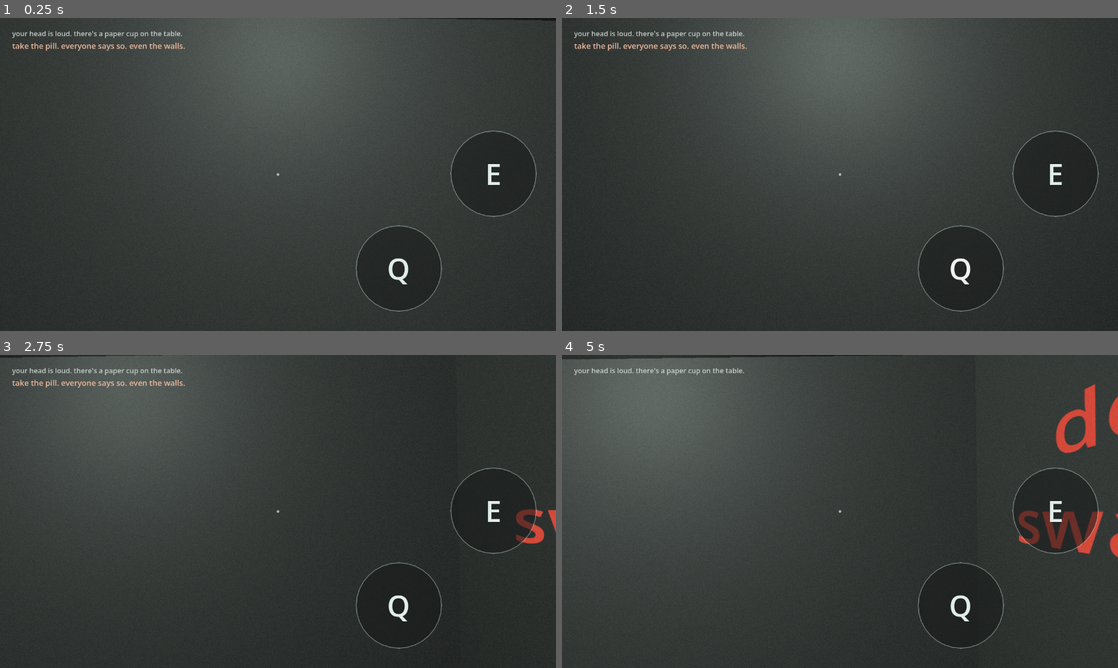
Above: before the commit, frames 1-4 (two rows, left to right).
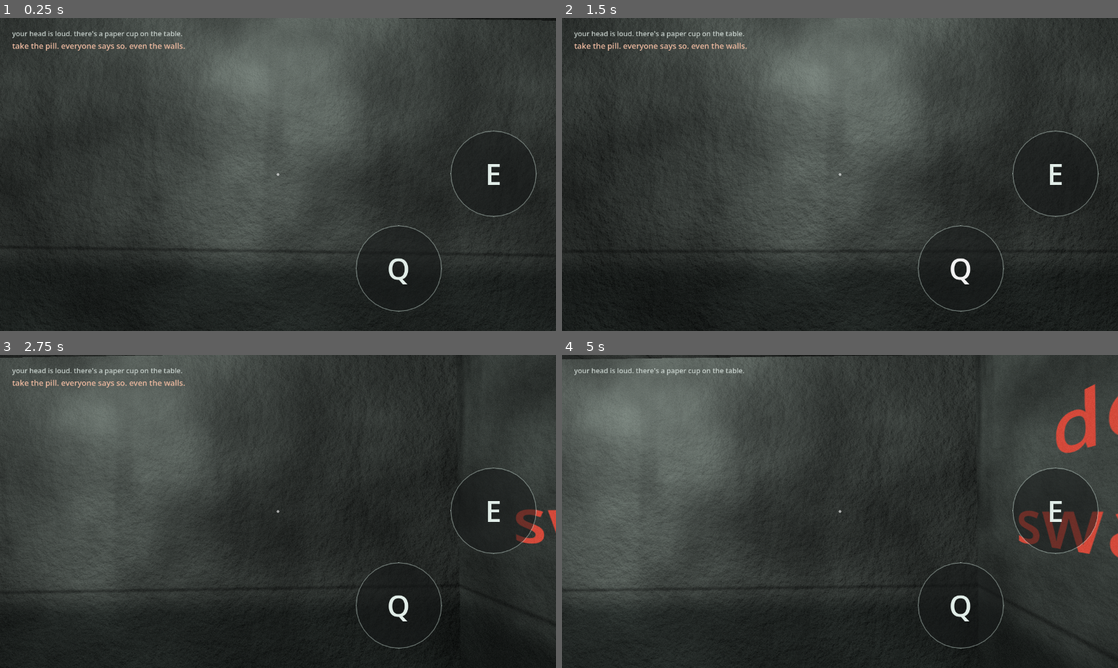
Above: after the commit, the same moments.

Repository: lucy-holm/Ward-B
Game: Godot game, scene res://main.tscn
The game is run twice, just before and just after one commit, with the same random seed, the same clock (stepped at 60 frames per second) and the same inputs.
Inputs (mouse positions are in pixels of both pictures, inside the frame that each line leads up to):
- Up to frame 1 (0.25 s): no input
- Up to frame 2 (1.5 s): click "E" at 0.5 s; click "Q" at 1.25 s
- Up to frame 3 (2.75 s): tap Enter at 2 s; move the mouse to (400, 495) at 2.02 s; hold D (move_right) from 2.03 s (still down); hold E (interact) from 2.03 s (still down); click (400, 495) at 2.17 s
- Up to frame 4 (5 s): release D (move_right) at 2.75 s; release E (interact) at 2.75 s; drag from (728, 527) to (812, 574) at 2.77 s; move the mouse to (895, 442) at 3.52 s; hold D (move_right) 3.53-4.25 s; tap 0 at 3.6 s; drag from (812, 574) to (673, 464) at 4.27 s

The runs differ from the first frame. In frame 1, 2.7% of the frame differs, in the area x 1-100%, y 14-100%; in frame 2, 2.6%; in frame 3, 1.2%; in frame 4, 2.5%.

Commit message:
Restore the procedural materials the generator had been silently reverting
Self-inflicted regression, shipped for four commits.

gen_rooms.py's write_materials() rewrote all 13 .tres files as flat
StandardMaterial3D on every run. When the materials were rebuilt as
ShaderMaterials in feb7f04 (world-space triplanar plaster/tile/worn), the
next generate reverted them - and I regenerated four times after that, for
the fixture wiring, the facing fix, the Transform3D basis fix and the scrawl
rescale. The shaders stayed on disk the whole time; nothing referenced them.

Traced exactly: wall.tres is ShaderMaterial at feb7f04 and
StandardMaterial3D from 2a5157e onward.

It hid well. check_rooms, test_mechanics, verify_web/desktop/touch all pass
either way - none of them look at a pixel. And the room renders I was
checking still showed obvious improvement from the fixtures, the scrawl fix
and the lighting, so "the room looks much better" was true while the wall
material was quietly flat. Caught only because a subagent, given the
materials to retune, reported it had found them regressed.

Fixes:
- restored godot/materials/ from feb7f04 (11 ShaderMaterial; glow and pill
  stay StandardMaterial3D deliberately - unshaded and ungrimed respectively)
- write_materials() now raises instead of running, with the history in its
  docstring, and the __main__ call is removed. Materials are authored and are
  their own source of truth; the generator owns rooms only.

Verified by rendering room 2 before and after: mottled plaster with a
wainscot band, a real 0.5m floor grout grid, and a 0.6m stained acoustic
ceiling, where before all three were flat colour. check_rooms 7/7,
test_mechanics 22, verify_web PASS.

Co-Authored-By: Claude Opus 4.8 (1M context) <noreply@anthropic.com>

Diff:
--- a/godot/materials/bed.tres
+++ b/godot/materials/bed.tres
@@ -1,5 +1,52 @@
-[gd_resource type="StandardMaterial3D" format=3 uid="uid://wardbmat19dd85"]
+[gd_resource type="ShaderMaterial" load_steps=6 format=3 uid="uid://wardbmat19dd85"]
+
+[ext_resource type="Shader" path="res://materials/shaders/triplanar_worn.gdshader" id="1_shader"]
+
+[sub_resource type="FastNoiseLite" id="FastNoiseLite_bed_mottle"]
+noise_type = 3
+seed = 511
+frequency = 0.07
+fractal_octaves = 4
+fractal_gain = 0.6
+
+[sub_resource type="NoiseTexture2D" id="NoiseTexture2D_bed_mottle"]
+generate_mipmaps = true
+seamless = true
+seamless_blend_skirt = 0.2
+width = 192
+height = 192
+noise = SubResource("FastNoiseLite_bed_mottle")
+
+[sub_resource type="FastNoiseLite" id="FastNoiseLite_bed_normal"]
+noise_type = 3
+seed = 512
+frequency = 0.18
+fractal_octaves = 3
+fractal_gain = 0.6
+
+[sub_resource type="NoiseTexture2D" id="NoiseTexture2D_bed_normal"]
+generate_mipmaps = true
+seamless = true
+seamless_blend_skirt = 0.2
+width = 192
+height = 192
+as_normal_map = true
+bump_strength = 3.0
+noise = SubResource("FastNoiseLite_bed_normal")
 
 [resource]
-albedo_color = Color(0.54, 0.514, 0.47, 1)
-roughness = 0.9
+render_priority = 0
+shader = ExtResource("1_shader")
+shader_parameter/base_color = Color(0.565, 0.538, 0.492, 1)
+shader_parameter/mottle_tex = SubResource("NoiseTexture2D_bed_mottle")
+shader_parameter/normal_tex = SubResource("NoiseTexture2D_bed_normal")
+shader_parameter/mottle_scale = 1.3
+shader_parameter/normal_scale = 3.5
+shader_parameter/stretch_y = 1.0
+shader_parameter/mottle_strength = 0.16
+shader_parameter/normal_strength = 0.5
+shader_parameter/roughness_base = 0.95
+shader_parameter/metallic_base = 0.0
+shader_parameter/floor_grime = 0.35
+shader_parameter/floor_grime_height = 0.3
+shader_parameter/emission_strength = 0.0
--- a/godot/materials/ceil.tres
+++ b/godot/materials/ceil.tres
@@ -1,5 +1,54 @@
-[gd_resource type="StandardMaterial3D" format=3 uid="uid://wardbmatd5eaba5"]
+[gd_resource type="ShaderMaterial" load_steps=6 format=3 uid="uid://wardbmatd5eaba5"]
+
+[ext_resource type="Shader" path="res://materials/shaders/triplanar_tile.gdshader" id="1_shader"]
+
+[sub_resource type="FastNoiseLite" id="FastNoiseLite_ceil_mottle"]
+noise_type = 3
+seed = 401
+frequency = 0.025
+fractal_octaves = 5
+fractal_lacunarity = 2.1
+fractal_gain = 0.6
+
+[sub_resource type="NoiseTexture2D" id="NoiseTexture2D_ceil_mottle"]
+generate_mipmaps = true
+seamless = true
+seamless_blend_skirt = 0.2
+width = 256
+height = 256
+noise = SubResource("FastNoiseLite_ceil_mottle")
+
+[sub_resource type="FastNoiseLite" id="FastNoiseLite_ceil_normal"]
+noise_type = 2
+seed = 402
+frequency = 0.4
+cellular_jitter = 1.0
+cellular_return_type = 1
+
+[sub_resource type="NoiseTexture2D" id="NoiseTexture2D_ceil_normal"]
+generate_mipmaps = true
+seamless = true
+seamless_blend_skirt = 0.2
+width = 256
+height = 256
+as_normal_map = true
+bump_strength = 3.0
+noise = SubResource("FastNoiseLite_ceil_normal")
 
 [resource]
-albedo_color = Color(0.337, 0.349, 0.341, 1)
-roughness = 0.9
+render_priority = 0
+shader = ExtResource("1_shader")
+shader_parameter/base_color = Color(0.352, 0.362, 0.35, 1)
+shader_parameter/grout_color = Color(0.168, 0.178, 0.17, 1)
+shader_parameter/tile_size = 0.6
+shader_parameter/grout_width = 0.018
+shader_parameter/tile_jitter = 0.07
+shader_parameter/bevel_strength = 0.06
+shader_parameter/mottle_tex = SubResource("NoiseTexture2D_ceil_mottle")
+shader_parameter/normal_tex = SubResource("NoiseTexture2D_ceil_normal")
+shader_parameter/mottle_scale = 0.5
+shader_parameter/normal_scale = 6.0
+shader_parameter/mottle_strength = 0.34
+shader_parameter/grime_strength = 0.3
+shader_parameter/normal_strength = 0.35
+shader_parameter/roughness_base = 0.95
--- a/godot/materials/chain.tres
+++ b/godot/materials/chain.tres
@@ -1,5 +1,52 @@
-[gd_resource type="StandardMaterial3D" format=3 uid="uid://wardbmat7d6a4dd"]
+[gd_resource type="ShaderMaterial" load_steps=6 format=3 uid="uid://wardbmat7d6a4dd"]
+
+[ext_resource type="Shader" path="res://materials/shaders/triplanar_worn.gdshader" id="1_shader"]
+
+[sub_resource type="FastNoiseLite" id="FastNoiseLite_chain_mottle"]
+noise_type = 2
+seed = 601
+frequency = 0.09
+cellular_jitter = 1.0
+cellular_return_type = 1
+
+[sub_resource type="NoiseTexture2D" id="NoiseTexture2D_chain_mottle"]
+generate_mipmaps = true
+seamless = true
+seamless_blend_skirt = 0.2
+width = 192
+height = 192
+noise = SubResource("FastNoiseLite_chain_mottle")
+
+[sub_resource type="FastNoiseLite" id="FastNoiseLite_chain_normal"]
+noise_type = 2
+seed = 602
+frequency = 0.28
+cellular_jitter = 1.0
+cellular_return_type = 1
+
+[sub_resource type="NoiseTexture2D" id="NoiseTexture2D_chain_normal"]
+generate_mipmaps = true
+seamless = true
+seamless_blend_skirt = 0.2
+width = 192
+height = 192
+as_normal_map = true
+bump_strength = 8.0
+noise = SubResource("FastNoiseLite_chain_normal")
 
 [resource]
-albedo_color = Color(0.227, 0.239, 0.251, 1)
-roughness = 0.9
+render_priority = 0
+shader = ExtResource("1_shader")
+shader_parameter/base_color = Color(0.268, 0.278, 0.292, 1)
+shader_parameter/mottle_tex = SubResource("NoiseTexture2D_chain_mottle")
+shader_parameter/normal_tex = SubResource("NoiseTexture2D_chain_normal")
+shader_parameter/mottle_scale = 2.2
+shader_parameter/normal_scale = 8.0
+shader_parameter/stretch_y = 1.0
+shader_parameter/mottle_strength = 0.5
+shader_parameter/normal_strength = 1.1
+shader_parameter/roughness_base = 0.5
+shader_parameter/metallic_base = 0.0
+shader_parameter/floor_grime = 0.3
+shader_parameter/floor_grime_height = 0.25
+shader_parameter/emission_strength = 0.0
--- a/godot/materials/dispenser.tres
+++ b/godot/materials/dispenser.tres
@@ -1,5 +1,53 @@
-[gd_resource type="StandardMaterial3D" format=3 uid="uid://wardbmat55c93ed"]
+[gd_resource type="ShaderMaterial" load_steps=6 format=3 uid="uid://wardbmat55c93ed"]
+
+[ext_resource type="Shader" path="res://materials/shaders/triplanar_worn.gdshader" id="1_shader"]
+
+[sub_resource type="FastNoiseLite" id="FastNoiseLite_disp_mottle"]
+noise_type = 3
+seed = 611
+frequency = 0.05
+fractal_octaves = 3
+fractal_gain = 0.55
+
+[sub_resource type="NoiseTexture2D" id="NoiseTexture2D_disp_mottle"]
+generate_mipmaps = true
+seamless = true
+seamless_blend_skirt = 0.2
+width = 192
+height = 192
+noise = SubResource("FastNoiseLite_disp_mottle")
+
+[sub_resource type="FastNoiseLite" id="FastNoiseLite_disp_normal"]
+noise_type = 2
+seed = 612
+frequency = 0.35
+cellular_jitter = 1.0
+cellular_return_type = 1
+
+[sub_resource type="NoiseTexture2D" id="NoiseTexture2D_disp_normal"]
+generate_mipmaps = true
+seamless = true
+seamless_blend_skirt = 0.2
+width = 192
+height = 192
+as_normal_map = true
+bump_strength = 4.5
+noise = SubResource("FastNoiseLite_disp_normal")
 
 [resource]
-albedo_color = Color(0.722, 0.753, 0.741, 1)
-roughness = 0.9
+render_priority = 0
+shader = ExtResource("1_shader")
+shader_parameter/base_color = Color(0.722, 0.753, 0.741, 1)
+shader_parameter/mottle_tex = SubResource("NoiseTexture2D_disp_mottle")
+shader_parameter/normal_tex = SubResource("NoiseTexture2D_disp_normal")
+shader_parameter/mottle_scale = 1.6
+shader_parameter/normal_scale = 6.0
+shader_parameter/stretch_y = 1.0
+shader_parameter/mottle_strength = 0.28
+shader_parameter/normal_strength = 0.6
+shader_parameter/roughness_base = 0.38
+shader_parameter/metallic_base = 0.1
+shader_parameter/floor_grime = 0.0
+shader_parameter/floor_grime_height = 0.4
+shader_parameter/emission_color = Color(0.624, 0.847, 0.796, 1)
+shader_parameter/emission_strength = 0.16
--- a/godot/materials/door.tres
+++ b/godot/materials/door.tres
@@ -1,5 +1,52 @@
-[gd_resource type="StandardMaterial3D" format=3 uid="uid://wardbmatd839ab2"]
+[gd_resource type="ShaderMaterial" load_steps=6 format=3 uid="uid://wardbmatd839ab2"]
+
+[ext_resource type="Shader" path="res://materials/shaders/triplanar_worn.gdshader" id="1_shader"]
+
+[sub_resource type="FastNoiseLite" id="FastNoiseLite_door_mottle"]
+noise_type = 3
+seed = 521
+frequency = 0.05
+fractal_octaves = 4
+fractal_gain = 0.6
+
+[sub_resource type="NoiseTexture2D" id="NoiseTexture2D_door_mottle"]
+generate_mipmaps = true
+seamless = true
+seamless_blend_skirt = 0.2
+width = 192
+height = 192
+noise = SubResource("FastNoiseLite_door_mottle")
+
+[sub_resource type="FastNoiseLite" id="FastNoiseLite_door_normal"]
+noise_type = 3
+seed = 522
+frequency = 0.2
+fractal_octaves = 3
+fractal_gain = 0.6
+
+[sub_resource type="NoiseTexture2D" id="NoiseTexture2D_door_normal"]
+generate_mipmaps = true
+seamless = true
+seamless_blend_skirt = 0.2
+width = 192
+height = 192
+as_normal_map = true
+bump_strength = 3.0
+noise = SubResource("FastNoiseLite_door_normal")
 
 [resource]
-albedo_color = Color(0.306, 0.353, 0.388, 1)
-roughness = 0.9
+render_priority = 0
+shader = ExtResource("1_shader")
+shader_parameter/base_color = Color(0.322, 0.372, 0.408, 1)
+shader_parameter/mottle_tex = SubResource("NoiseTexture2D_door_mottle")
+shader_parameter/normal_tex = SubResource("NoiseTexture2D_door_normal")
+shader_parameter/mottle_scale = 1.1
+shader_parameter/normal_scale = 4.0
+shader_parameter/stretch_y = 0.28
+shader_parameter/mottle_strength = 0.2
+shader_parameter/normal_strength = 0.45
+shader_parameter/roughness_base = 0.62
+shader_parameter/metallic_base = 0.0
+shader_parameter/floor_grime = 0.5
+shader_parameter/floor_grime_height = 0.5
+shader_parameter/emission_strength = 0.0
--- a/godot/materials/floor.tres
+++ b/godot/materials/floor.tres
@@ -1,5 +1,54 @@
-[gd_resource type="StandardMaterial3D" format=3 uid="uid://wardbmatd0cabd0"]
+[gd_resource type="ShaderMaterial" load_steps=6 format=3 uid="uid://wardbmatd0cabd0"]
+
+[ext_resource type="Shader" path="res://materials/shaders/triplanar_tile.gdshader" id="1_shader"]
+
+[sub_resource type="FastNoiseLite" id="FastNoiseLite_floor_mottle"]
+noise_type = 3
+seed = 301
+frequency = 0.02
+fractal_octaves = 5
+fractal_lacunarity = 2.0
+fractal_gain = 0.55
+
+[sub_resource type="NoiseTexture2D" id="NoiseTexture2D_floor_mottle"]
+generate_mipmaps = true
+seamless = true
+seamless_blend_skirt = 0.2
+width = 256
+height = 256
+noise = SubResource("FastNoiseLite_floor_mottle")
+
+[sub_resource type="FastNoiseLite" id="FastNoiseLite_floor_normal"]
+noise_type = 3
+seed = 302
+frequency = 0.09
+fractal_octaves = 3
+fractal_gain = 0.55
+
+[sub_resource type="NoiseTexture2D" id="NoiseTexture2D_floor_normal"]
+generate_mipmaps = true
+seamless = true
+seamless_blend_skirt = 0.2
+width = 256
+height = 256
+as_normal_map = true
+bump_strength = 4.0
+noise = SubResource("FastNoiseLite_floor_normal")
 
 [resource]
-albedo_color = Color(0.29, 0.302, 0.294, 1)
-roughness = 0.9
+render_priority = 0
+shader = ExtResource("1_shader")
+shader_parameter/base_color = Color(0.315, 0.328, 0.318, 1)
+shader_parameter/grout_color = Color(0.115, 0.128, 0.122, 1)
+shader_parameter/tile_size = 0.5
+shader_parameter/grout_width = 0.022
+shader_parameter/tile_jitter = 0.11
+shader_parameter/bevel_strength = 0.1
+shader_parameter/mottle_tex = SubResource("NoiseTexture2D_floor_mottle")
+shader_parameter/normal_tex = SubResource("NoiseTexture2D_floor_normal")
+shader_parameter/mottle_scale = 0.4
+shader_parameter/normal_scale = 2.2
+shader_parameter/mottle_strength = 0.32
+shader_parameter/grime_strength = 0.4
+shader_parameter/normal_strength = 0.5
+shader_parameter/roughness_base = 0.78
--- a/godot/materials/glow.tres
+++ b/godot/materials/glow.tres
@@ -1,8 +1,20 @@
 [gd_resource type="StandardMaterial3D" format=3 uid="uid://wardbmatde9ba6d"]
 
+; Gameplay-readable affordance (exit panels, ceiling strips, "the way out"),
+; NOT a surface-detail material — left ungrimed for the same reason as
+; pill.tres.
+;
+; One change: shading_mode = 0 (unshaded). The original used a three.js
+; MeshBasicMaterial for every glow block precisely so a light panel reads at
+; full brightness regardless of the room's own lighting; the ported
+; StandardMaterial3D was lit, so a glow panel in an unlit corridor dimmed
+; along with everything around it. Unshaded restores the original behaviour
+; and is what keeps the exit glow legible in close UNMEDICATED fog.
+
 [resource]
+shading_mode = 0
 albedo_color = Color(1.0, 0.914, 0.769, 1)
 roughness = 0.9
 emission_enabled = true
 emission = Color(1.0, 0.914, 0.769, 1)
-emission_energy_multiplier = 0.90
+emission_energy_multiplier = 0.9
--- a/godot/materials/keypad.tres
+++ b/godot/materials/keypad.tres
@@ -1,8 +1,53 @@
-[gd_resource type="StandardMaterial3D" format=3 uid="uid://wardbmatd88ab40"]
+[gd_resource type="ShaderMaterial" load_steps=6 format=3 uid="uid://wardbmatd88ab40"]
+
+[ext_resource type="Shader" path="res://materials/shaders/triplanar_worn.gdshader" id="1_shader"]
+
+[sub_resource type="FastNoiseLite" id="FastNoiseLite_keypad_mottle"]
+noise_type = 3
+seed = 631
+frequency = 0.07
+fractal_octaves = 3
+fractal_gain = 0.55
+
+[sub_resource type="NoiseTexture2D" id="NoiseTexture2D_keypad_mottle"]
+generate_mipmaps = true
+seamless = true
+seamless_blend_skirt = 0.2
+width = 128
+height = 128
+noise = SubResource("FastNoiseLite_keypad_mottle")
+
+[sub_resource type="FastNoiseLite" id="FastNoiseLite_keypad_normal"]
+noise_type = 2
+seed = 632
+frequency = 0.45
+cellular_jitter = 1.0
+cellular_return_type = 1
+
+[sub_resource type="NoiseTexture2D" id="NoiseTexture2D_keypad_normal"]
+generate_mipmaps = true
+seamless = true
+seamless_blend_skirt = 0.2
+width = 128
+height = 128
+as_normal_map = true
+bump_strength = 4.0
+noise = SubResource("FastNoiseLite_keypad_normal")
 
 [resource]
-albedo_color = Color(0.263, 0.29, 0.31, 1)
-roughness = 0.9
-emission_enabled = true
-emission = Color(0.263, 0.29, 0.31, 1)
-emission_energy_multiplier = 0.15
+render_priority = 0
+shader = ExtResource("1_shader")
+shader_parameter/base_color = Color(0.263, 0.29, 0.31, 1)
+shader_parameter/mottle_tex = SubResource("NoiseTexture2D_keypad_mottle")
+shader_parameter/normal_tex = SubResource("NoiseTexture2D_keypad_normal")
+shader_parameter/mottle_scale = 2.2
+shader_parameter/normal_scale = 8.0
+shader_parameter/stretch_y = 1.0
+shader_parameter/mottle_strength = 0.24
+shader_parameter/normal_strength = 0.5
+shader_parameter/roughness_base = 0.42
+shader_parameter/metallic_base = 0.1
+shader_parameter/floor_grime = 0.0
+shader_parameter/floor_grime_height = 0.4
+shader_parameter/emission_color = Color(0.624, 0.847, 0.796, 1)
+shader_parameter/emission_strength = 0.18
--- a/godot/materials/pad.tres
+++ b/godot/materials/pad.tres
@@ -1,5 +1,52 @@
-[gd_resource type="StandardMaterial3D" format=3 uid="uid://wardbmat1d85f7"]
+[gd_resource type="ShaderMaterial" load_steps=6 format=3 uid="uid://wardbmat1d85f7"]
+
+[ext_resource type="Shader" path="res://materials/shaders/triplanar_worn.gdshader" id="1_shader"]
+
+[sub_resource type="FastNoiseLite" id="FastNoiseLite_pad_mottle"]
+noise_type = 3
+seed = 621
+frequency = 0.06
+fractal_octaves = 3
+fractal_gain = 0.55
+
+[sub_resource type="NoiseTexture2D" id="NoiseTexture2D_pad_mottle"]
+generate_mipmaps = true
+seamless = true
+seamless_blend_skirt = 0.2
+width = 192
+height = 192
+noise = SubResource("FastNoiseLite_pad_mottle")
+
+[sub_resource type="FastNoiseLite" id="FastNoiseLite_pad_normal"]
+noise_type = 2
+seed = 622
+frequency = 0.4
+cellular_jitter = 1.0
+cellular_return_type = 1
+
+[sub_resource type="NoiseTexture2D" id="NoiseTexture2D_pad_normal"]
+generate_mipmaps = true
+seamless = true
+seamless_blend_skirt = 0.2
+width = 192
+height = 192
+as_normal_map = true
+bump_strength = 4.0
+noise = SubResource("FastNoiseLite_pad_normal")
 
 [resource]
-albedo_color = Color(0.604, 0.639, 0.627, 1)
-roughness = 0.9
+render_priority = 0
+shader = ExtResource("1_shader")
+shader_parameter/base_color = Color(0.604, 0.639, 0.627, 1)
+shader_parameter/mottle_tex = SubResource("NoiseTexture2D_pad_mottle")
+shader_parameter/normal_tex = SubResource("NoiseTexture2D_pad_normal")
+shader_parameter/mottle_scale = 1.8
+shader_parameter/normal_scale = 6.5
+shader_parameter/stretch_y = 1.0
+shader_parameter/mottle_strength = 0.26
+shader_parameter/normal_strength = 0.55
+shader_parameter/roughness_base = 0.45
+shader_parameter/metallic_base = 0.08
+shader_parameter/floor_grime = 0.0
+shader_parameter/floor_grime_height = 0.4
+shader_parameter/emission_strength = 0.0
--- a/godot/materials/pill.tres
+++ b/godot/materials/pill.tres
@@ -1,8 +1,19 @@
 [gd_resource type="StandardMaterial3D" format=3 uid="uid://wardbmatf1daa31"]
+
+; Gameplay-readable affordance, NOT a surface-detail material. Deliberately
+; left as a clean StandardMaterial3D with no triplanar grime: the pill is the
+; one thing the player must be able to pick out of dark UNMEDICATED fog at a
+; glance, and mottling it would cost exactly the readability it exists for.
+; Emission is raised over the ported 0.55 (and given the original's teal cast,
+; three.js emissive 0x77e0c8) so it still separates from a wall that now has
+; texture behind it rather than flat grey.
 
 [resource]
 albedo_color = Color(0.949, 1.0, 0.98, 1)
-roughness = 0.9
+roughness = 0.35
+metallic = 0.0
 emission_enabled = true
-emission = Color(0.949, 1.0, 0.98, 1)
-emission_energy_multiplier = 0.55
+emission = Color(0.831, 0.98, 0.937, 1)
+emission_energy_multiplier = 1.35
+rim_enabled = true
+rim = 0.6
--- a/godot/materials/prop.tres
+++ b/godot/materials/prop.tres
@@ -1,5 +1,52 @@
-[gd_resource type="StandardMaterial3D" format=3 uid="uid://wardbmatf20070f"]
+[gd_resource type="ShaderMaterial" load_steps=6 format=3 uid="uid://wardbmatf20070f"]
+
+[ext_resource type="Shader" path="res://materials/shaders/triplanar_worn.gdshader" id="1_shader"]
+
+[sub_resource type="FastNoiseLite" id="FastNoiseLite_prop_mottle"]
+noise_type = 3
+seed = 501
+frequency = 0.06
+fractal_octaves = 4
+fractal_gain = 0.55
+
+[sub_resource type="NoiseTexture2D" id="NoiseTexture2D_prop_mottle"]
+generate_mipmaps = true
+seamless = true
+seamless_blend_skirt = 0.2
+width = 192
+height = 192
+noise = SubResource("FastNoiseLite_prop_mottle")
+
+[sub_resource type="FastNoiseLite" id="FastNoiseLite_prop_normal"]
+noise_type = 3
+seed = 502
+frequency = 0.1
+fractal_octaves = 3
+fractal_gain = 0.55
+
+[sub_resource type="NoiseTexture2D" id="NoiseTexture2D_prop_normal"]
+generate_mipmaps = true
+seamless = true
+seamless_blend_skirt = 0.2
+width = 192
+height = 192
+as_normal_map = true
+bump_strength = 4.0
+noise = SubResource("FastNoiseLite_prop_normal")
 
 [resource]
-albedo_color = Color(0.478, 0.455, 0.42, 1)
-roughness = 0.9
+render_priority = 0
+shader = ExtResource("1_shader")
+shader_parameter/base_color = Color(0.5, 0.475, 0.435, 1)
+shader_parameter/mottle_tex = SubResource("NoiseTexture2D_prop_mottle")
+shader_parameter/normal_tex = SubResource("NoiseTexture2D_prop_normal")
+shader_parameter/mottle_scale = 1.1
+shader_parameter/normal_scale = 2.2
+shader_parameter/stretch_y = 1.0
+shader_parameter/mottle_strength = 0.17
+shader_parameter/normal_strength = 0.55
+shader_parameter/roughness_base = 0.85
+shader_parameter/metallic_base = 0.0
+shader_parameter/floor_grime = 0.45
+shader_parameter/floor_grime_height = 0.35
+shader_parameter/emission_strength = 0.0
--- a/godot/materials/wall.tres
+++ b/godot/materials/wall.tres
@@ -1,5 +1,56 @@
-[gd_resource type="StandardMaterial3D" format=3 uid="uid://wardbmatbb126"]
+[gd_resource type="ShaderMaterial" load_steps=6 format=3 uid="uid://wardbmatbb126"]
+
+[ext_resource type="Shader" path="res://materials/shaders/triplanar_plaster.gdshader" id="1_shader"]
+
+[sub_resource type="FastNoiseLite" id="FastNoiseLite_wall_mottle"]
+noise_type = 3
+seed = 101
+frequency = 0.011
+fractal_octaves = 5
+fractal_lacunarity = 2.0
+fractal_gain = 0.55
+
+[sub_resource type="NoiseTexture2D" id="NoiseTexture2D_wall_mottle"]
+generate_mipmaps = true
+seamless = true
+seamless_blend_skirt = 0.2
+width = 256
+height = 256
+noise = SubResource("FastNoiseLite_wall_mottle")
+
+[sub_resource type="FastNoiseLite" id="FastNoiseLite_wall_normal"]
+noise_type = 3
+seed = 202
+frequency = 0.05
+fractal_octaves = 4
+fractal_lacunarity = 2.2
+fractal_gain = 0.6
+
+[sub_resource type="NoiseTexture2D" id="NoiseTexture2D_wall_normal"]
+generate_mipmaps = true
+seamless = true
+seamless_blend_skirt = 0.2
+width = 256
+height = 256
+as_normal_map = true
+bump_strength = 6.0
+noise = SubResource("FastNoiseLite_wall_normal")
 
 [resource]
-albedo_color = Color(0.42, 0.435, 0.425, 1)
-roughness = 0.9
+render_priority = 0
+shader = ExtResource("1_shader")
+shader_parameter/base_color = Color(0.44, 0.455, 0.44, 1)
+shader_parameter/band_color = Color(0.255, 0.278, 0.268, 1)
+shader_parameter/band_height = 0.95
+shader_parameter/band_softness = 0.25
+shader_parameter/rail_width = 0.025
+shader_parameter/mottle_tex = SubResource("NoiseTexture2D_wall_mottle")
+shader_parameter/normal_tex = SubResource("NoiseTexture2D_wall_normal")
+shader_parameter/mottle_scale = 0.22
+shader_parameter/normal_scale = 1.1
+shader_parameter/streak_scale = 0.5
+shader_parameter/streak_squash = 0.08
+shader_parameter/mottle_strength = 0.42
+shader_parameter/streak_strength = 0.38
+shader_parameter/normal_strength = 0.7
+shader_parameter/roughness_base = 0.9
--- a/godot/materials/wall2.tres
+++ b/godot/materials/wall2.tres
@@ -1,5 +1,56 @@
-[gd_resource type="StandardMaterial3D" format=3 uid="uid://wardbmat5fba6a4"]
+[gd_resource type="ShaderMaterial" load_steps=6 format=3 uid="uid://wardbmat5fba6a4"]
+
+[ext_resource type="Shader" path="res://materials/shaders/triplanar_plaster.gdshader" id="1_shader"]
+
+[sub_resource type="FastNoiseLite" id="FastNoiseLite_wall2_mottle"]
+noise_type = 3
+seed = 777
+frequency = 0.014
+fractal_octaves = 5
+fractal_lacunarity = 2.0
+fractal_gain = 0.58
+
+[sub_resource type="NoiseTexture2D" id="NoiseTexture2D_wall2_mottle"]
+generate_mipmaps = true
+seamless = true
+seamless_blend_skirt = 0.2
+width = 256
+height = 256
+noise = SubResource("FastNoiseLite_wall2_mottle")
+
+[sub_resource type="FastNoiseLite" id="FastNoiseLite_wall2_normal"]
+noise_type = 3
+seed = 878
+frequency = 0.055
+fractal_octaves = 4
+fractal_lacunarity = 2.2
+fractal_gain = 0.6
+
+[sub_resource type="NoiseTexture2D" id="NoiseTexture2D_wall2_normal"]
+generate_mipmaps = true
+seamless = true
+seamless_blend_skirt = 0.2
+width = 256
+height = 256
+as_normal_map = true
+bump_strength = 6.0
+noise = SubResource("FastNoiseLite_wall2_normal")
 
 [resource]
-albedo_color = Color(0.372, 0.39, 0.377, 1)
-roughness = 0.9
+render_priority = 0
+shader = ExtResource("1_shader")
+shader_parameter/base_color = Color(0.39, 0.41, 0.395, 1)
+shader_parameter/band_color = Color(0.215, 0.238, 0.228, 1)
+shader_parameter/band_height = 0.95
+shader_parameter/band_softness = 0.25
+shader_parameter/rail_width = 0.025
+shader_parameter/mottle_tex = SubResource("NoiseTexture2D_wall2_mottle")
+shader_parameter/normal_tex = SubResource("NoiseTexture2D_wall2_normal")
+shader_parameter/mottle_scale = 0.26
+shader_parameter/normal_scale = 1.2
+shader_parameter/streak_scale = 0.62
+shader_parameter/streak_squash = 0.07
+shader_parameter/mottle_strength = 0.46
+shader_parameter/streak_strength = 0.44
+shader_parameter/normal_strength = 0.7
+shader_parameter/roughness_base = 0.9
